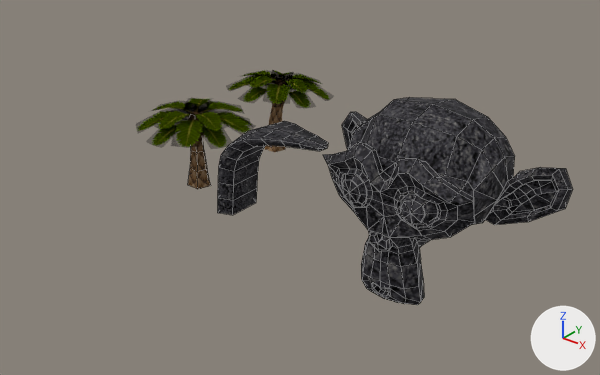
What one commit did to the Blender file Assets/World/C9L1/raw/C9L1_props.blend.
Before and after are seen from a 50 mm camera at (93.6, -89.6, 61.5) aimed at (20.1, 2.3, 4.5). The axes (+X, +Y, +Z) are drawn at lower right. The lights are the same throughout. Mesh edges are drawn as thin lines on the coarser meshes.

Objects in the first picture: 'Bone', 'Palm_detail', 'Suzanne', 'palm2_detail', 'palm_body'.
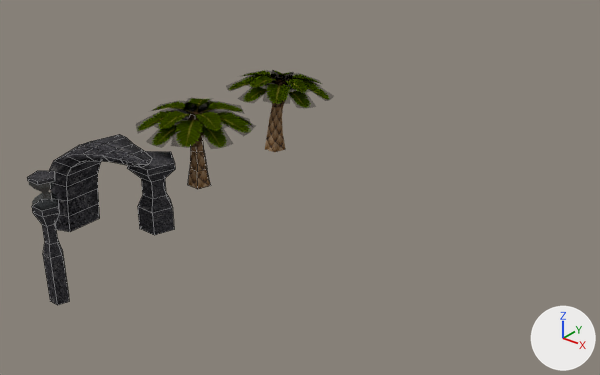
Edits to the scene script, one JSON object a line:
```json
{"op": "add", "block": "me_plane_003", "code": ["me_plane_003 = bpy.data.meshes.new('Plane.003')", "me_plane_003.from_pydata(...)  # 40 vertices, 34 faces; spans x -1.9..1.9, y -1.6..2.0, z -8.0..12.5", "me_plane_003.materials.append(mat_material)  # picture img_tx_basalt_png_001"]}
{"op": "add", "block": "me_plane_002", "code": ["me_plane_002 = bpy.data.meshes.new('Plane.002')", "me_plane_002.from_pydata(...)  # 30 vertices, 27 faces; spans x -3.8..3.8, y -3.24..4.0, z -4.0..8.0", "me_plane_002.materials.append(mat_material)  # picture img_tx_basalt_png_001"]}
{"op": "set", "path": "ob_bone.location", "old": "(16.0, 0.0, 0.0)", "new": "(0.0, -20.0, 0.0)"}
{"op": "remove", "block": "ob_suzanne", "code": ["ob_suzanne = bpy.data.objects.new('Suzanne', me_suzanne)", "ob_suzanne.location = (32.0, 20.0, 0.0)"]}
{"op": "add", "block": "ob_hourglassstand", "code": ["ob_hourglassstand = bpy.data.objects.new('HourglassStand', me_plane_003)", "ob_hourglassstand.location = (0.0, -30.0, 0.0)"]}
{"op": "add", "block": "ob_basalt_pillar", "code": ["ob_basalt_pillar = bpy.data.objects.new('Basalt_Pillar', me_plane_002)", "ob_basalt_pillar.location = (0.0, -10.0, 0.0)"]}
```

Where the change shows, as pixel boxes [x1, y1, x2, y2] in the pictures (600 x 375 px):
```json
{"object": "Suzanne", "change": "deleted", "before": [323, 97, 573, 305], "on screen": "black"}
{"object": "Bone", "change": "moved", "before": [218, 121, 328, 215], "after": [50, 134, 152, 232]}
{"object": "Basalt_Pillar", "change": "added", "after": [127, 151, 175, 235], "on screen": "black"}
{"object": "HourglassStand", "change": "added", "after": [27, 171, 69, 305], "on screen": "black"}
```
